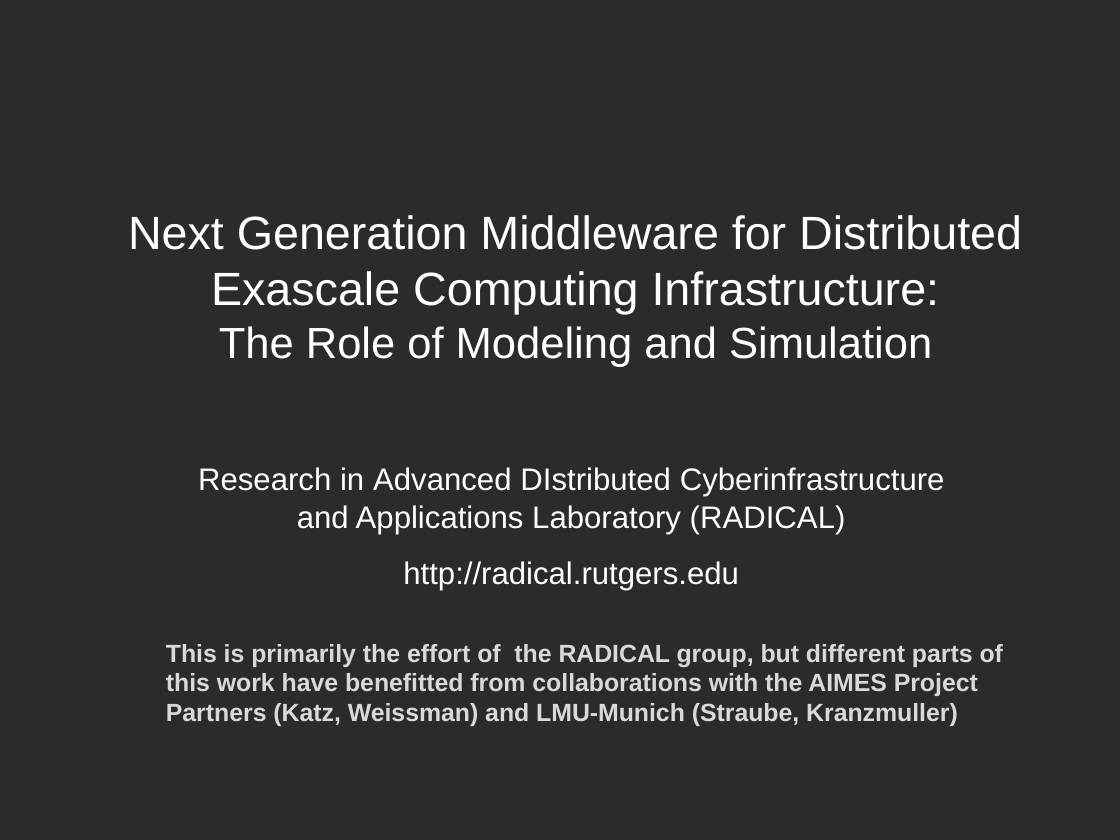
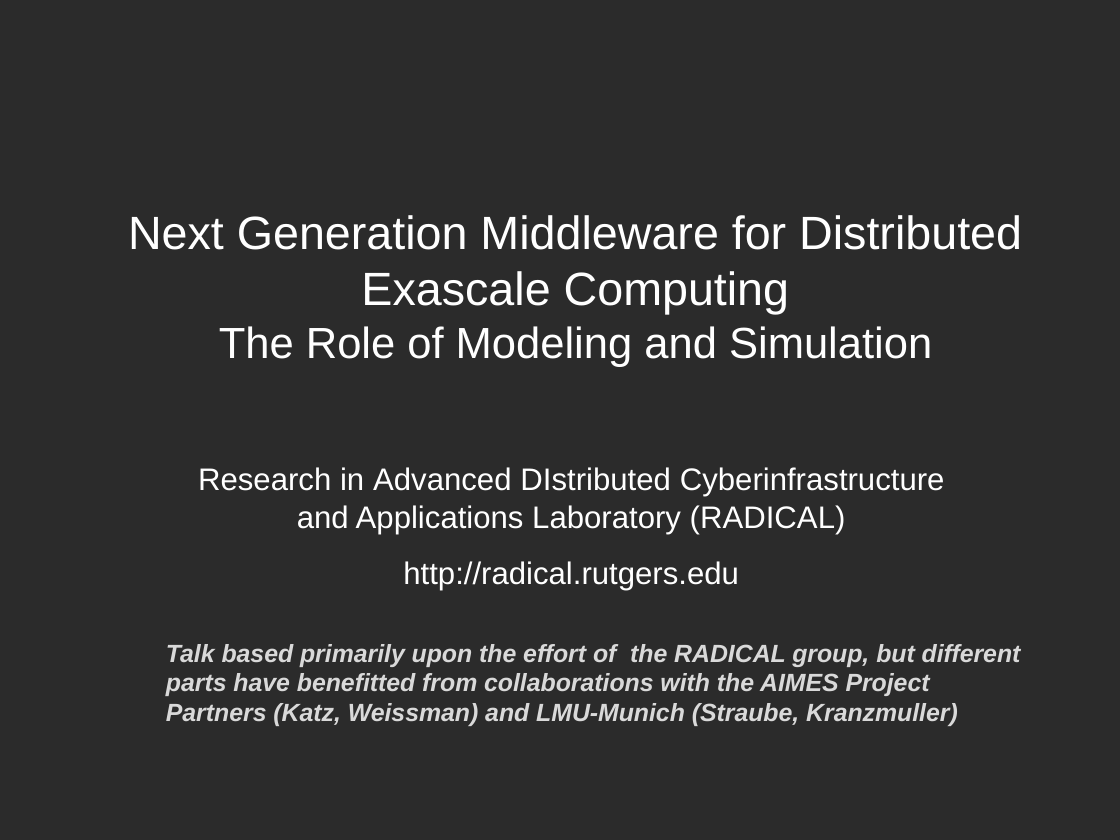
Before and after one commit to saga-project/NGMW, a slide deck: slide 1 of presentations/radical-modsim.pptx. Drawn at 1120x840 pixels with LibreOffice and Linux fonts; fonts in the diff are those of the drawing; background and template pictures are left out; a plain dark background stands for a picture behind light text. Boxes give left, top, right and bottom in pixels: in the first picture for what was removed or moved away, otherwise in the second. Text is boxed around its words. In the diff, an @@ line names an element or a change of style, - is before the commit and + after.

```diff
--- a/presentations/radical-modsim.pptx
+++ b/presentations/radical-modsim.pptx
@@ title at [128, 215, 1022, 367]: text changed @@
-Next Generation Middleware for Distributed Exascale Computing Infrastructure:
-The Role of Modeling and Simulation
+Next Generation Middleware for Distributed Exascale Computing
+The Role of Modeling and Simulation
@@ text at [166, 644, 1021, 726]: text changed; italic on @@
-This is primarily the effort of the RADICAL group, but different parts of this work have benefitted from collaborations with the AIMES Project Partners (Katz, Weissman) and LMU-Munich (Straube, Kranzmuller)
+Talk based primarily upon the effort of the RADICAL group, but different parts have benefitted from collaborations with the AIMES Project Partners (Katz, Weissman) and LMU-Munich (Straube, Kranzmuller)
```
Also in this commit, not shown: 6 other slides changed.
